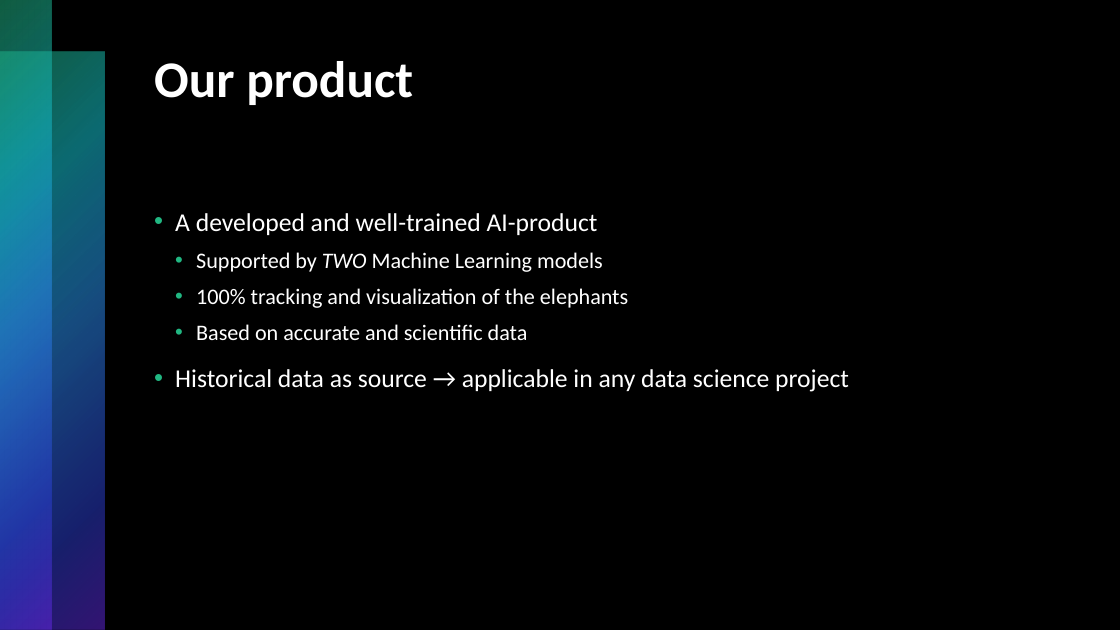
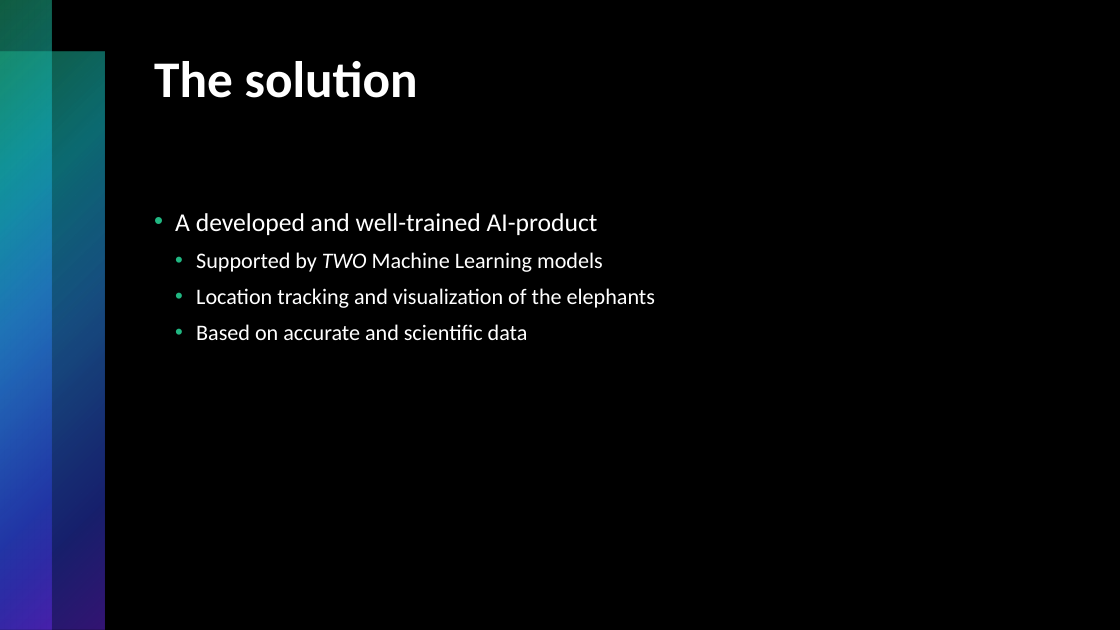
Before and after one commit to stefanlilja/pink_elephants, a slide deck: slide 3 of pitch.pptx (slide 2 before the commit). Drawn at 1120x630 pixels with LibreOffice and Linux fonts; fonts in the diff are those of the drawing. Boxes give left, top, right and bottom in pixels: in the first picture for what was removed or moved away, otherwise in the second. Text is boxed around its words. In the diff, an @@ line names an element or a change of style, - is before the commit and + after.

```diff
--- a/pitch.pptx
+++ b/pitch.pptx
@@ title at (154,61,418,98): text changed @@
-Our product
+The solution
@@ text at (196,288,655,308): text changed @@
-  • 100% tracking and visualization of the elephants
+  • Location tracking and visualization of the elephants
@@ text at (175,369,849,392): paragraph removed @@
-• Historical data as source → applicable in any data science project
```
Also in this commit, not shown: 2 other slides changed, 1 slide added, 3 slides removed.
